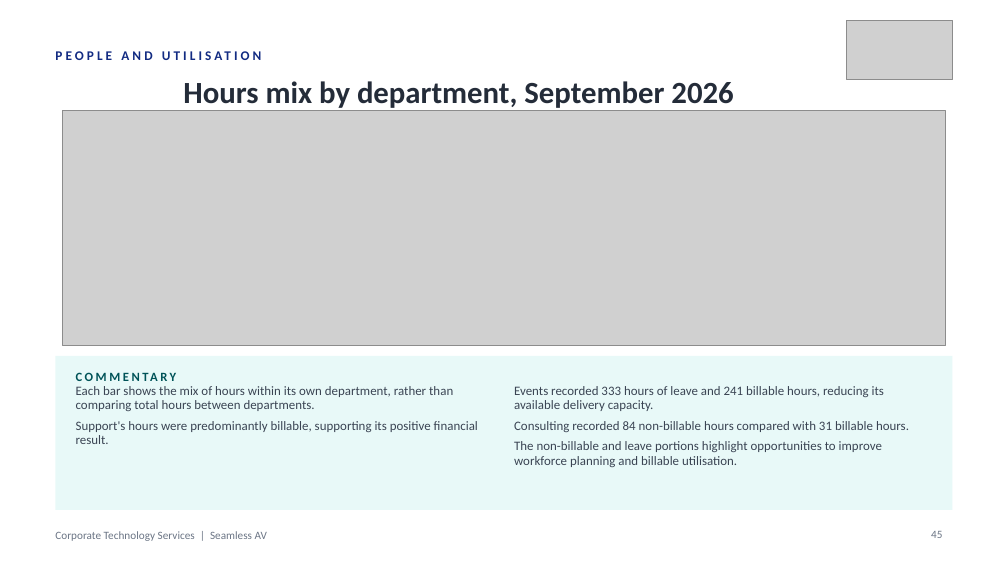
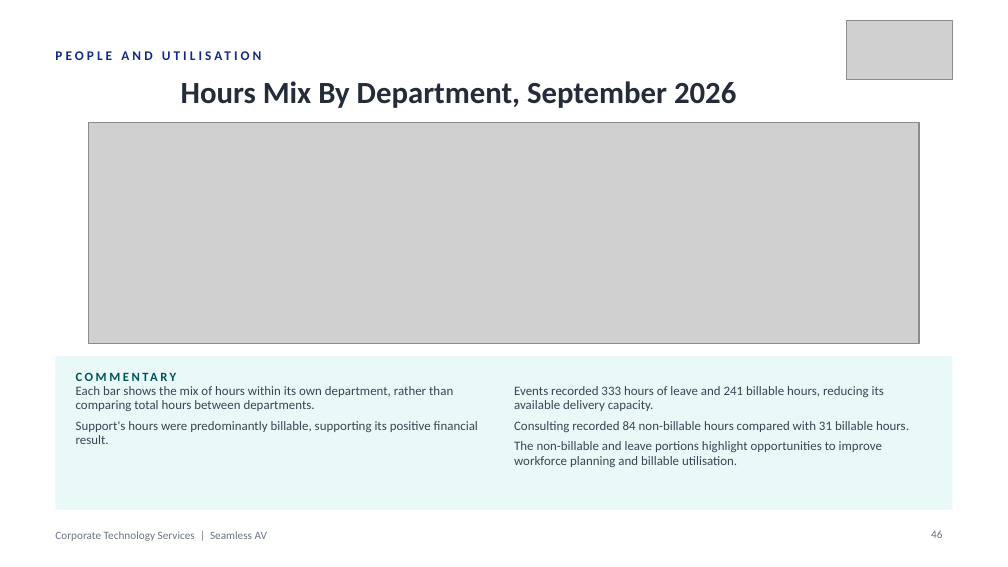
Before and after one commit to WesleyNelson-O33/Claude, a slide deck: slide 46 of deck/CTS Monthly Business Review - 30092026.pptx (slide 45 before the commit). Drawn at 1008x567 pixels with LibreOffice and Linux fonts; fonts in the diff are those of the drawing; grey boxes stand for pictures. Boxes give left, top, right and bottom in pixels: in the first picture for what was removed or moved away, otherwise in the second. Text is boxed around its words. In the diff, an @@ line names an element or a change of style, - is before the commit and + after.

```diff
--- a/deck/CTS Monthly Business Review - 30092026.pptx
+++ b/deck/CTS Monthly Business Review - 30092026.pptx
@@ text at [181, 81, 736, 108]: text changed @@
-Hours mix by department, September 2026
+Hours Mix By Department, September 2026
@@ picture: place and size @@
-picture at [62, 111, 946, 346]
+picture at [89, 123, 919, 344]
@@ page number at [931, 530, 942, 538]: text changed @@
-45
+46
```
Also in this commit, not shown: 43 other slides changed, 1 slide added, 17 other files.
